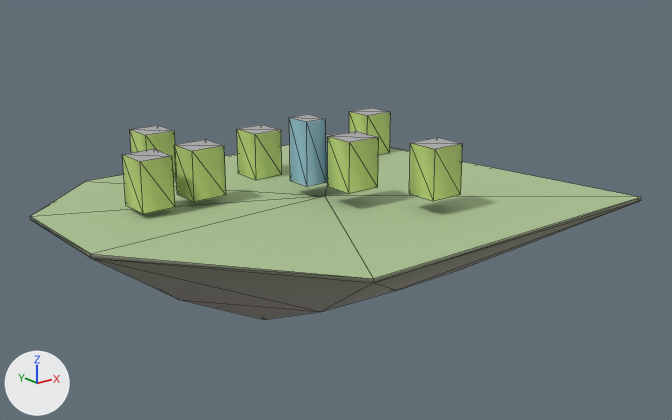
An edit to the glTF model godot_project/remake/sky/islands/SKY-075.lod2.glb, drawn before and after from the same camera.
One viewpoint serves both versions: a 50 mm lens placed at (-233.0, -302.0, 112.0), pointed at (3.0, -7.0, -6.0). Every picture has the same lights, and +X, +Y and +Z are marked at lower left. The first picture is the older version. Mesh edges are drawn as thin lines. Vertices at exactly the same position are counted once.

The scene before the commit, as lines of its bpy script (objects in view):
```python
me_buildings = bpy.data.meshes.new('buildings')
me_buildings.from_pydata(...)  # 72 vertices, 90 faces; spans x -75.2..73.1, y -53.0..71.3, z -0.4..33.0
me_buildings.materials.append(mat_sky_lod_bldg)
me_deck = bpy.data.meshes.new('deck')
me_deck.from_pydata(...)  # 7 vertices, 6 faces; spans x -108.0..103.0, y -88.0..82.0, z 0.0
me_deck.materials.append(mat_sky_deck)
me_rock = bpy.data.meshes.new('rock')
me_rock.from_pydata(...)  # 24 vertices, 40 faces; spans x -108.0..103.0, y -88.0..82.0, z -51.0..0.0
me_rock.materials.append(mat_sky_rock)
ob_buildings = bpy.data.objects.new('buildings', me_buildings)
ob_buildings.location = (0.0, 0.0, 0.0)
ob_deck = bpy.data.objects.new('deck', me_deck)
ob_deck.location = (0.0, 0.0, 0.0)
ob_rock = bpy.data.objects.new('rock', me_rock)
ob_rock.location = (0.0, 0.0, 0.0)
```
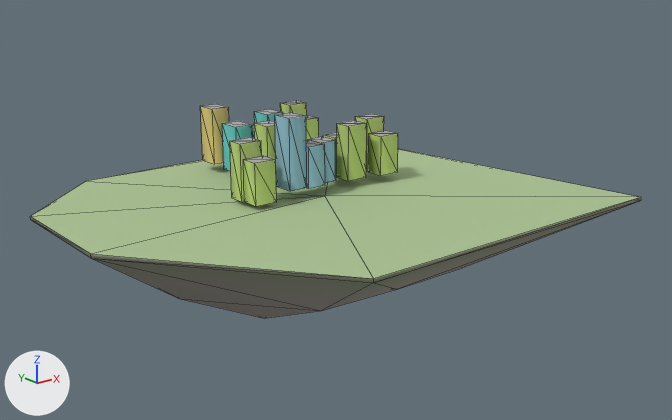
Location of each change, [x1, y1, x2, y2] in pixels of the pictures (672 x 420 px; the box of a moved part takes in the faces that stretch with it):
'buildings', reshaped (42% narrower)
    before: [122, 108, 463, 214]
    after: [200, 100, 398, 206]
part 1 of me_buildings, moved or reshaped
    before: [289, 114, 326, 187]
    after: [275, 112, 307, 191]
part 2 of me_buildings, moved or reshaped (mostly hidden before)
    before: [326, 134, 332, 183]
    after: [306, 140, 325, 189]
part 3 of me_buildings, moved or reshaped
    before: [328, 131, 379, 194]
    after: [308, 136, 336, 183]
part 4 of me_buildings, moved or reshaped
    before: [237, 125, 282, 180]
    after: [200, 104, 229, 164]
part 5 of me_buildings, moved or reshaped (not visible afterwards)
    before: [130, 125, 176, 178]
part 6 of me_buildings, moved or reshaped
    before: [409, 137, 463, 201]
    after: [337, 120, 367, 181]
part 7 of me_buildings, moved or reshaped
    before: [175, 140, 226, 202]
    after: [323, 132, 337, 177]
part 8 of me_buildings, moved or reshaped
    before: [122, 149, 175, 214]
    after: [254, 120, 276, 159]
part 9 of me_buildings, moved or reshaped (not visible afterwards)
    before: [349, 108, 391, 155]
part 10 of me_buildings, added
    after: [281, 100, 307, 116]
part 11 of me_buildings, added
    after: [306, 115, 319, 141]
part 12 of me_buildings, added (green)
    after: [230, 137, 262, 202]
part 13 of me_buildings, added (green)
    after: [243, 156, 277, 206]
part 14 of me_buildings, added (green)
    after: [355, 114, 384, 172]
part 15 of me_buildings, added (green)
    after: [368, 130, 398, 176]
part 16 of me_buildings, added (cyan)
    after: [222, 121, 253, 171]
part 17 of me_buildings, added
    after: [254, 109, 283, 122]

Edits to the bpy script that builds the scene:
```text
Change me_buildings:
    remove me_buildings.from_pydata(...)  # 72 vertices, 90 faces; spans x -75.2..73.1, y -53.0..71.3, z -0.4..33.0
    add me_buildings.from_pydata(...)  # 144 vertices, 180 faces; spans x -35.8..41.5, y -3.3..71.0, z 1.0..35.2
    me_buildings part 1: the loose piece of 8 vertices spanning x -8.7..1.3, y -2.7..9.3, z 5.6..33.0 is scaled about its middle by (0.85, 0.833, 1.12), then moved by (-8.4, 0.4, 0.6)
    me_buildings part 2: the loose piece of 8 vertices spanning x 1.3..10.3, y -6.2..9.8, z 5.6..23.4 is scaled about its middle by (0.944, 0.625, 1), then moved by (-9.4, 0.4, -1.0)
    me_buildings part 3: the loose piece of 8 vertices spanning x -5.5..9.5, y -26.4..-12.4, z 7.3..28.3 is scaled about its middle by (0.533, 0.679, 0.848), then moved by (2.5, 23.9, -4.3)
    me_buildings part 4: the loose piece of 8 vertices spanning x -8.4..5.6, y 35.6..50.6, z 0.1..21.0 is scaled about its middle by (0.607, 0.7, 1.22), then moved by (-11.3, 19.1, 6.6)
    me_buildings part 5: the loose piece of 8 vertices spanning x -51.1..-37.1, y 56.3..71.3, z 1.9..22.9 is scaled about its middle by (1.25, 0.933, 0.571), then moved by (44.4, -1.8, -2.1)
    me_buildings part 6: the loose piece of 8 vertices spanning x 15.2..30.2, y -53.0..-39.0, z 6.5..27.5 is scaled about its middle by (0.667, 0.571, 1.15), then moved by (-3.0, 48.9, -1.3)
    me_buildings part 7: the loose piece of 8 vertices spanning x -52.8..-37.8, y 14.2..28.2, z 3.3..24.3 is scaled about its middle by (0.667, 0.607, 0.848), then moved by (64.1, -10.0, -1.3)
    me_buildings part 8: the loose piece of 8 vertices spanning x -75.2..-61.2, y 14.9..29.9, z 2.4..23.4 is scaled about its middle by (0.571, 0.667, 1.15), then moved by (60.0, 3.2, 2.6)
    me_buildings part 9: the loose piece of 8 vertices spanning x 58.1..73.1, y 37.2..51.2, z -0.4..20.5 is scaled about its middle by (0.567, 0.714, 0.848), then moved by (-65.6, -17.6, 2.2)
    me_buildings part 10: the loose piece of 8 vertices spanning x 58.1..73.1, y 37.2..51.2, z -0.4..20.5 is copied, and the copy is scaled about its middle by (0.667, 0.571, 1.15), then moved by (-30.2, 22.8, 3.1); it spans x 30.5..40.5, y 63.0..71.0, z 1.0..25.2
    me_buildings part 11: the loose piece of 8 vertices spanning x 58.1..73.1, y 37.2..51.2, z -0.4..20.5 is copied, and the copy is scaled about its middle by (0.667, 0.607, 0.848), then moved by (-29.1, 14.6, -0.1); it spans x 31.5..41.5, y 54.5..63.0, z 1.0..18.8
    me_buildings part 12: the loose piece of 8 vertices spanning x -52.8..-37.8, y 14.2..28.2, z 3.3..24.3 is copied, and the copy is scaled about its middle by (0.667, 0.571, 1.15), then moved by (14.4, -12.0, 0.4); it spans x -35.8..-25.8, y 5.2..13.2, z 2.1..26.3
    me_buildings part 13: the loose piece of 8 vertices spanning x -8.7..1.3, y -2.7..9.3, z 5.6..33.0 is copied, and the copy is scaled about its middle by (1, 0.708, 0.65), then moved by (-26.1, -2.3, -8.3); it spans x -34.8..-24.8, y -3.3..5.2, z 2.1..19.9
    me_buildings part 14: the loose piece of 8 vertices spanning x 1.3..10.3, y -6.2..9.8, z 5.6..23.4 is copied, and the copy is scaled about its middle by (1.11, 0.5, 1.36), then moved by (29.7, 7.4, 1.1); it spans x 30.5..40.5, y 5.2..13.2, z 3.5..27.7
    me_buildings part 15: the loose piece of 8 vertices spanning x 1.3..10.3, y -6.2..9.8, z 5.6..23.4 is copied, and the copy is scaled about its middle by (1.11, 0.531, 1), then moved by (30.7, -0.9, -2.1); it spans x 31.5..41.5, y -3.3..5.2, z 3.5..21.3
    me_buildings part 16: the loose piece of 8 vertices spanning x -8.4..5.6, y 35.6..50.6, z 0.1..21.0 is copied, and the copy is scaled about its middle by (0.607, 0.767, 1), then moved by (-11.3, 0.4, 3.9); it spans x -16.9..-8.4, y 37.8..49.3, z 3.9..24.9
    me_buildings part 17: the loose piece of 8 vertices spanning x -8.4..5.6, y 35.6..50.6, z 0.1..21.0 is copied, and the copy is scaled about its middle by (0.607, 0.7, 1.15), then moved by (6.2, 1.0, 5.5); it spans x 0.6..9.1, y 38.8..49.3, z 3.9..28.1
    other edits to the shape of me_buildings do not show in these pictures
```
